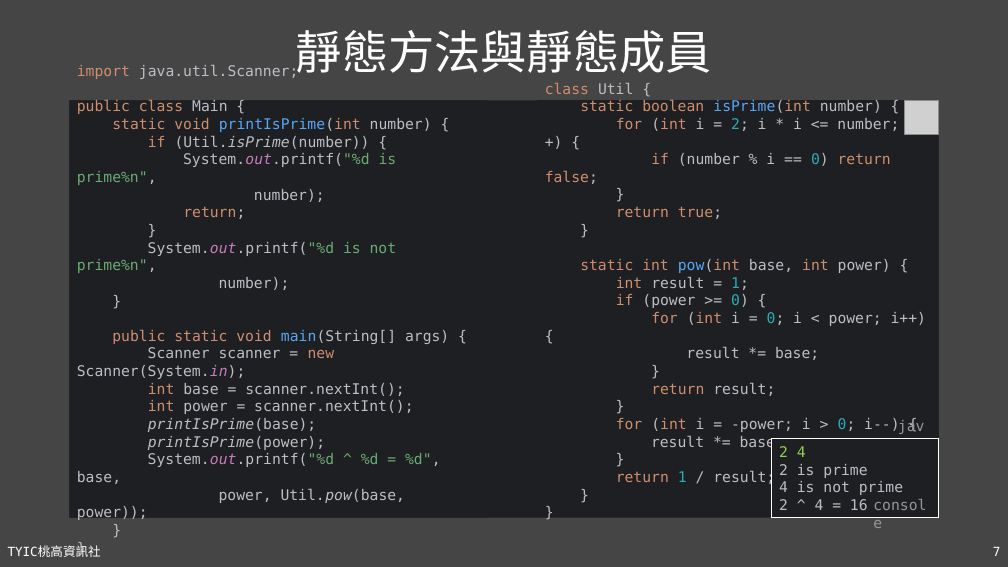
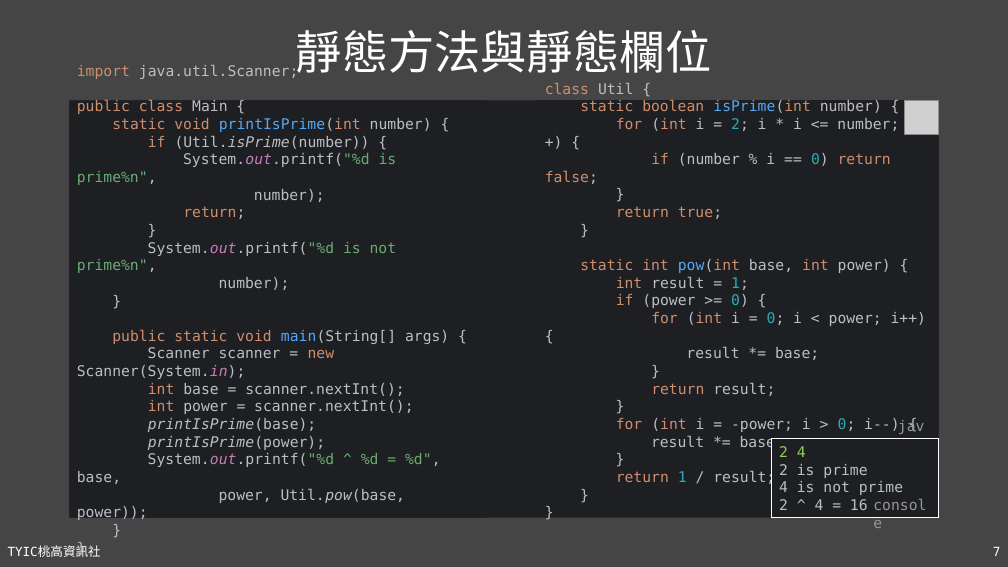
Before and after one commit to TYSHIC/slides, a slide deck: slide 7 of powerpoint/08_OOP與類別.pptx. Drawn at 1008x567 pixels with LibreOffice and Linux fonts; fonts in the diff are those of the drawing; grey boxes stand for pictures. Boxes give left, top, right and bottom in pixels: in the first picture for what was removed or moved away, otherwise in the second. Text is boxed around its words. In the diff, an @@ line names an element or a change of style, - is before the commit and + after.

```diff
--- a/powerpoint/08_OOP與類別.pptx
+++ b/powerpoint/08_OOP與類別.pptx
@@ title at (296, 30, 712, 73): text changed @@
-靜態方法與靜態成員
+靜態方法與靜態欄位
```
Also in this commit, not shown: 11 other slides changed, 7 slides added, 9 other files.
